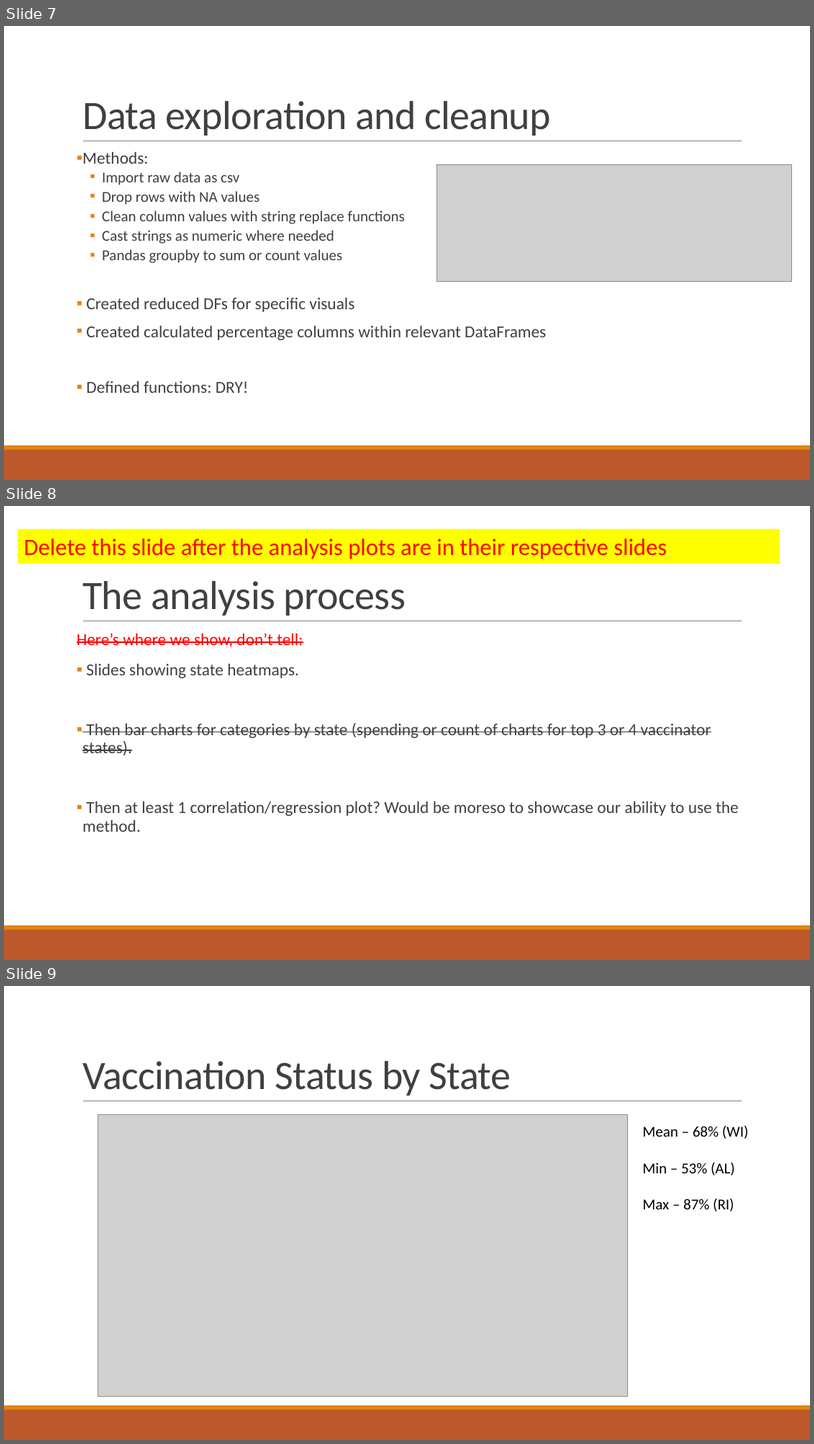
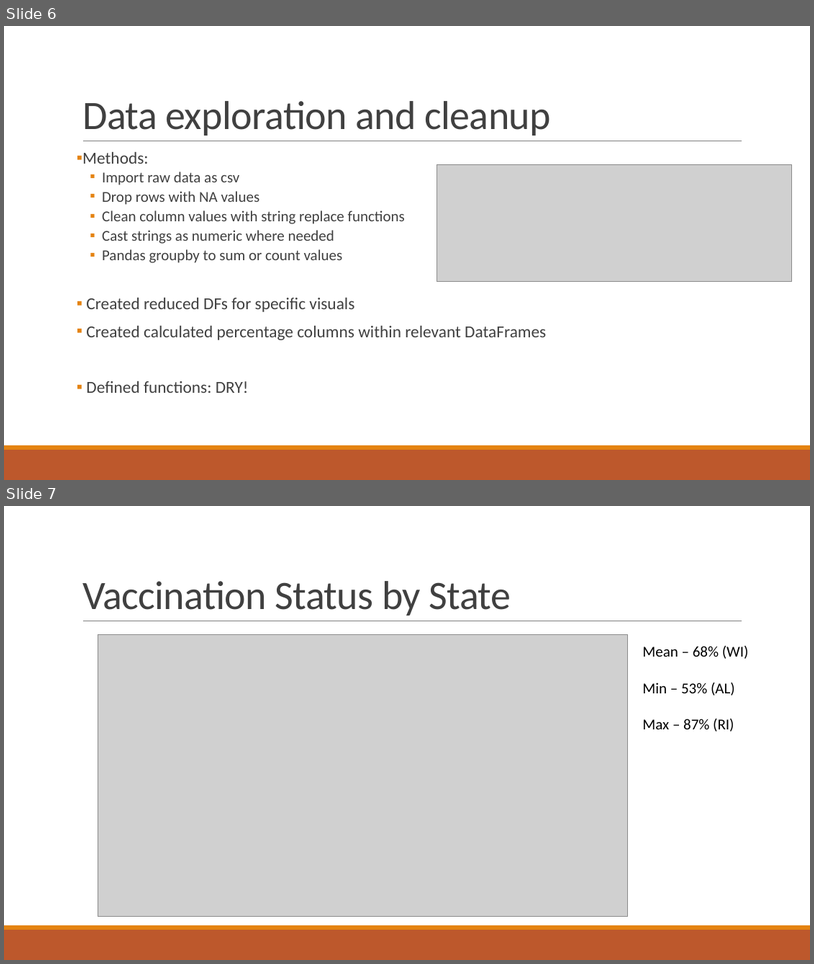
Before and after one commit to Evdawg/Project_1_Covid_Data, a slide deck: Group_7_Presentation.pptx. Shown one above the other, each under a label of ours: slides 7, 8 and 9 before the commit, slides 6 and 7 after it. The pictures are 814x1444 and 814x964 pixels, drawn with LibreOffice and Linux fonts; fonts in the diff are those of the drawing; grey boxes stand for pictures. Boxes give left, top, right and bottom in pixels: in the first picture for what was removed or moved away, otherwise in the second. Text is boxed around its words. In the diff, an @@ line names an element or a change of style, - is before the commit and + after.

```diff
--- a/Group_7_Presentation.pptx
+++ b/Group_7_Presentation.pptx
@@ slide 8 removed at (4,506,810,960), background #FFFFFF; not listed: 3 template elements that a slide beside it also shows @@
@@ rectangle removed at (18,529,780,564) @@
-Delete this slide after the analysis plots are in their respective slides
@@ title removed at (82,581,406,615) @@
-The analysis process
@@ text removed at (77,633,739,831) @@
-Here’s where we show, don’t tell:
-▪ Slides showing state heatmaps.
-▪ Then bar charts for categories by state (spending or count of charts for top 3 or 4 vaccinator states).
-▪ Then at least 1 correlation/regression plot? Would be moreso to showcase our ability to use the method.
@@ what was slide 7 is now slide 6 @@
@@ what was slide 9 is now slide 7 @@
```
Also in this commit, not shown: 2 slides changed, 4 slides added, 2 other slides removed.
